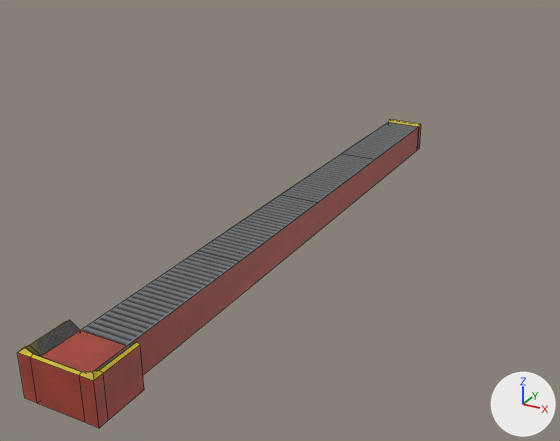
Renders of the Blender file Assets/homestead/models/market_tent.blend from each side of a commit.
The view is the same before and after, from a camera (50 mm lens) standing at (7.83, -16.13, 7.17) and looking at (0.09, -2.05, 0.13). The lights are fixed; the arrows at lower right show +X, +Y and +Z. Mesh edges are drawn as thin lines.

Before the edit, the objects in view are built like this:
```python
ob_canvas = bpy.data.objects.new('canvas', me_cylinder_004)
ob_canvas.location = (0.0, 0.0, 0.0)
ob_canvas.scale = (0.563, 0.563, 0.563)
ob_conveyor = bpy.data.objects.new('conveyor', me_cube_001)
ob_conveyor.location = (0.0, 0.0, 0.0)
ob_conveyor.scale = (0.5, 0.5, 0.5)
ob_conveyor_frame = bpy.data.objects.new('conveyor_frame', me_cube)
ob_conveyor_frame.location = (0.0, 0.0, 0.0)
ob_conveyor_frame.scale = (0.5, 0.5, 0.5)
ob_endframe = bpy.data.objects.new('endFrame', me_cylinder_001)
ob_endframe.location = (0.0, 0.0, 0.0)
ob_endframe.scale = (0.563, 0.563, 0.563)
ob_ribs = bpy.data.objects.new('ribs', me_cylinder_000)
ob_ribs.location = (0.0, -0.7, 0.0)
ob_ribs.scale = (0.563, 0.563, 0.563)
```
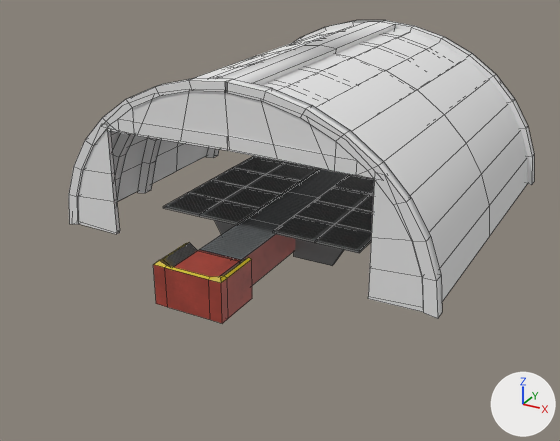
Commit message: Market mesh updates

Where the change shows, as pixel boxes (x1, y1, x2, y2) in the pictures (560 x 441 px; the box of a moved part takes in the faces that stretch with it):
'canvas', shown
    after: (78, 26, 527, 312)
'conveyor_frame', reshaped
    before: (18, 120, 421, 428)
    after: (153, 234, 295, 324)
'endFrame', shown
    after: (69, 20, 534, 319)
'conveyor', mesh rescaled
    before: (81, 122, 419, 346)
    after: (200, 169, 349, 260)
'front_shelf', added (black)
    after: (200, 162, 374, 266)
'rear_shelf', added (black)
    after: (163, 156, 374, 253)
'ribs', shown
    after: (112, 133, 219, 201)
part 2 of me_cube, moved or reshaped
    before: (129, 120, 421, 375)
    after: (198, 234, 295, 285)
part 3 of me_cube, moved or reshaped
    before: (18, 320, 144, 428)
    after: (153, 242, 252, 324)
part 4 of me_cylinder_004, moved or reshaped (not visible before)
    after: (368, 180, 423, 312)
part 5 of me_cylinder_004, moved or reshaped (not visible before)
    after: (78, 130, 120, 234)

The change, as a list of edits to the scene's bpy script:
```text
Add img_metal_diffuse_png:
    img_metal_diffuse_png = load_image('metal_diffuse.png', 'textures/metal_diffuse.png', 2048, 2048, 'sRGB')
Add mat_metal_diffuse_png:
    mat_metal_diffuse_png = principled_material('metal_diffuse.png')
    mat_metal_diffuse_png.texture = img_metal_diffuse_png
Change me_cube_001:
    where me_cube_001.from_pydata(...)  # 10 vertices, 4 faces; spans x -1.0..1.0, y -15.9..12.0, z 0.5
    used by ob_conveyor; location = (0.0, 0.0, 0.0); scale = (0.5, 0.5, 0.5)
    me_cube_001 part 1: the whole mesh is scaled about its middle by (1, 0.532, 1), then moved by (0.0, 0.6, 0.0)
Change me_cube:
    where me_cube.from_pydata(...)  # 54 vertices, 49 faces; spans x -1.6..1.6, y -18.1..12.4, z -1.0..0.9
    used by ob_conveyor_frame; location = (0.0, 0.0, 0.0); scale = (0.5, 0.5, 0.5)
    me_cube part 2: all 18 vertices in x -1.0..1.0, y 12.0..12.4, z -1.0..0.6 are moved by (0.0, -6.0, 0.0)
    me_cube part 3: all 36 vertices in x -1.6..1.6, y -18.1..-15.9, z -1.0..0.9 are moved by (0.0, 7.0, 0.0)
Change me_cylinder_004:
    where me_cylinder_004.from_pydata(...)  # 136 vertices, 68 faces; spans x -7.7..7.7, y -14.2..0.0, z -0.3..6.4
    used by ob_canvas; location = (0.0, 0.0, 0.0); scale = (0.563, 0.563, 0.563)
    me_cylinder_004 part 4: all 10 vertices in x 3.7, y -14.1..-13.7, z -0.2..4.3 are moved by (1.7, 0.0, 0.0)
    me_cylinder_004 part 5: all 10 vertices in x -3.6, y -14.1..-13.7, z -0.2..4.3 are moved by (-1.8, 0.0, 0.0)
Add me_cube_006:
    me_cube_006.from_pydata(...)  # 46 vertices, 26 faces, 2 loose edges; spans x -2.06..1.0, y -5.04..1.0, z -1.3..0.69
    me_cube_006.materials.append(mat_metal_diffuse_png)  # picture img_metal_diffuse_png
Add me_cube_007:
    me_cube_007.from_pydata(...)  # a box spanning x -1.0..1.0, y -1.0..1.0, z 0.6..0.69; a box spanning x -1.0..1.0, y -3.01..-1.01, z 0.6..0.69; a box spanning x -1.0..1.0, y -5.03..-3.03, z 0.6..0.69
    me_cube_007.materials.append(mat_metal_diffuse_png)  # picture img_metal_diffuse_png
Change ob_endframe:
    ob_endframe.scale: (0.563, 0.563, 0.563) -> (0.563, 0.281, 0.563)
    remove ob_endframe.hide_viewport = True
Change ob_canvas:
    ob_canvas.scale: (0.563, 0.563, 0.563) -> (0.563, 0.281, 0.563)
    remove ob_canvas.hide_viewport = True
Change ob_ribs:
    ob_ribs.scale: (0.563, 0.563, 0.563) -> (0.563, 0.281, 0.563)
    remove ob_ribs.hide_viewport = True
Add ob_front_shelf:
    ob_front_shelf = bpy.data.objects.new('front_shelf', me_cube_006)
    ob_front_shelf.location = (-0.94, 2.51, -0.03)
    ob_front_shelf.scale = (0.5, 0.5, 0.5)
    _m = ob_front_shelf.modifiers.new('Mirror', 'MIRROR')
    _m.use_axis = (True, True, False)
    _m.mirror_object = ob_conveyor_frame
Add ob_rear_shelf:
    ob_rear_shelf = bpy.data.objects.new('rear_shelf', me_cube_007)
    ob_rear_shelf.location = (-1.94, 2.51, -0.03)
    ob_rear_shelf.scale = (0.5, 0.5, 0.5)
    _m = ob_rear_shelf.modifiers.new('Mirror', 'MIRROR')
    _m.use_axis = (True, True, False)
    _m.mirror_object = ob_conveyor_frame
```
